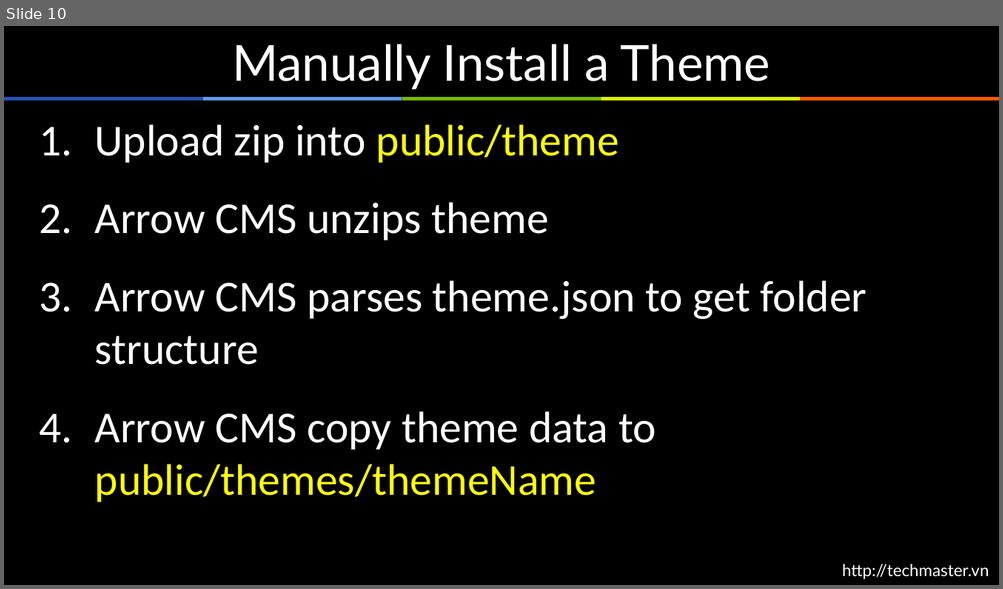
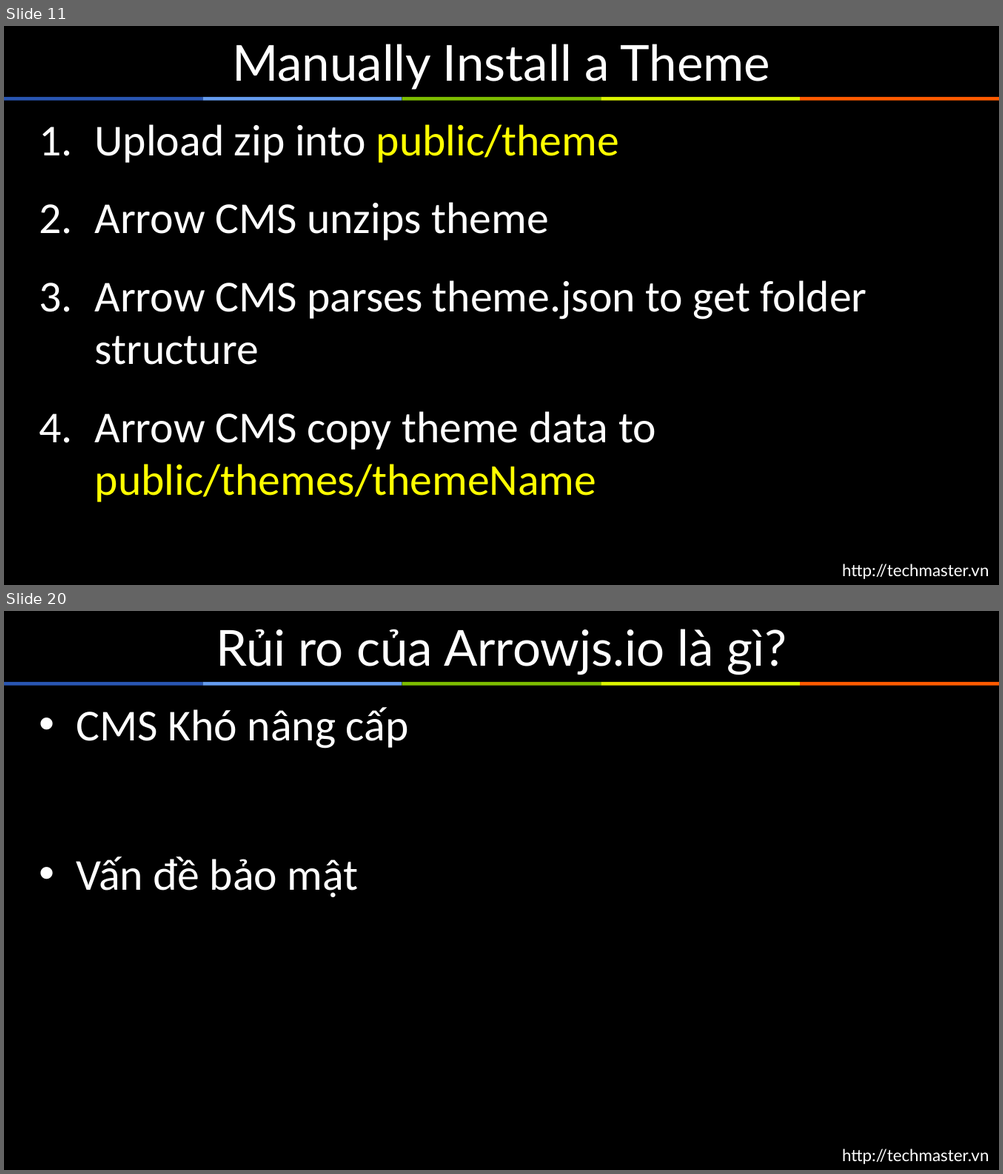
Before and after one commit to arrowjs/Documents, a slide deck: ArrowjsBasic.pptx. Shown one above the other, each under a label of ours: slide 10 before the commit, slides 11 and 20 after it; the slides between them are not shown. The pictures are 1003x589 and 1003x1174 pixels, drawn with LibreOffice and Linux fonts; fonts in the diff are those of the drawing; background and template pictures are left out. Boxes give left, top, right and bottom in pixels: in the first picture for what was removed or moved away, otherwise in the second. Text is boxed around its words. In the diff, an @@ line names an element or a change of style, - is before the commit and + after.

```diff
--- a/ArrowjsBasic.pptx
+++ b/ArrowjsBasic.pptx
@@ slide 20 added at bbox=[4, 611, 999, 1170], background #000000; not listed: 6 template elements that a slide beside it also shows @@
@@ title added at bbox=[216, 629, 786, 675], 36 pt, text #FFFFFF @@
+Rủi ro của Arrowjs.io là gì?
@@ text added at bbox=[76, 707, 409, 897], 32 pt, text #FFFFFF @@
+• CMS Khó nâng cấp
+• Vấn đề bảo mật
@@ what was slide 10 is now slide 11 @@
```
Also in this commit, not shown: 10 other slides added.
